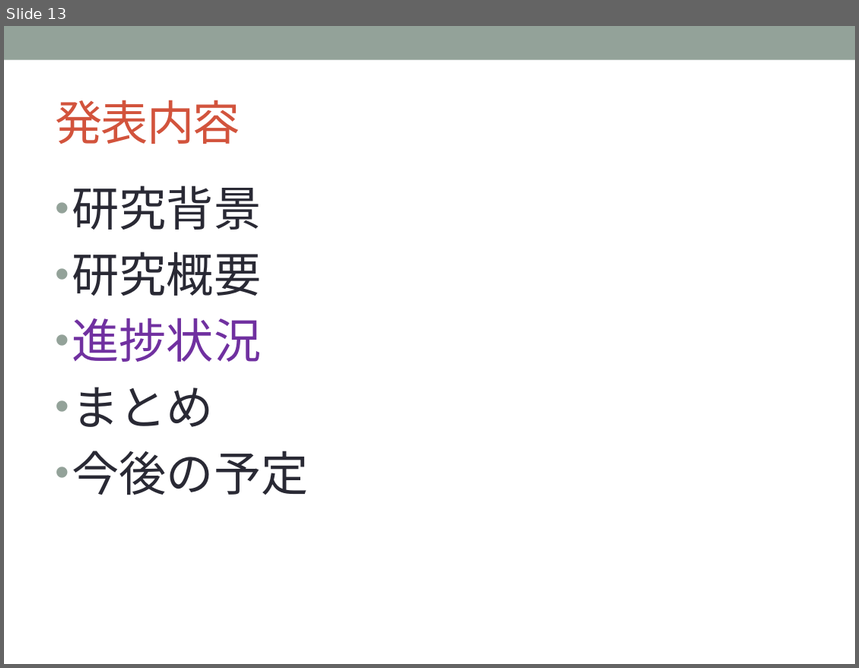
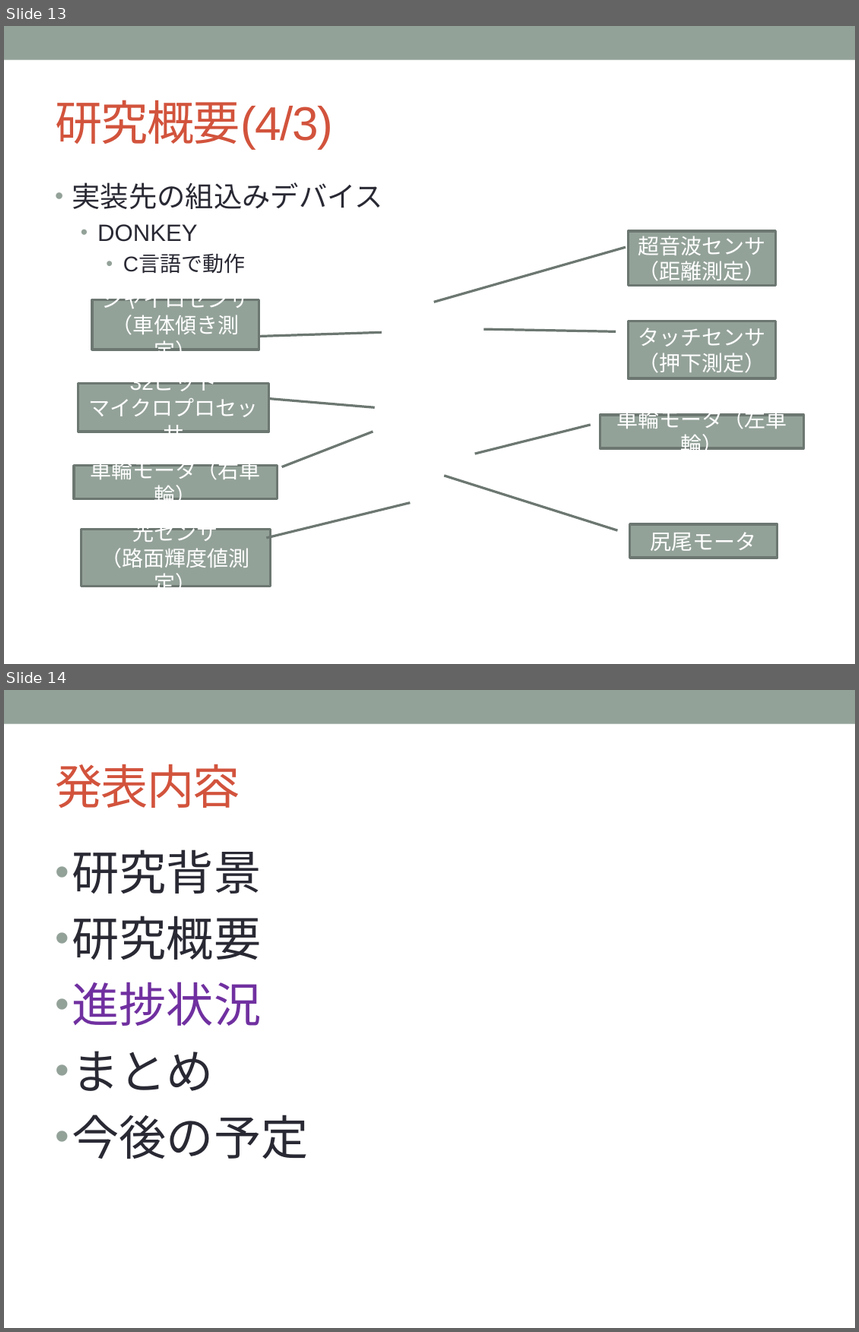
Before and after one commit to YutaNiimura/leJOS-OSEK, a slide deck: 中間発表関連/5I25新村祐太 中間発表スライドver0.1.pptx. Shown one above the other, each under a label of ours: slide 13 before the commit, slides 13 and 14 after it. The pictures are 859x668 and 859x1332 pixels, drawn with LibreOffice and Linux fonts; fonts in the diff are those of the drawing. Boxes give left, top, right and bottom in pixels: in the first picture for what was removed or moved away, otherwise in the second. Text is boxed around its words. In the diff, an @@ line names an element or a change of style, - is before the commit and + after.

```diff
--- a/中間発表関連/5I25新村祐太 中間発表スライドver0.1.pptx
+++ b/中間発表関連/5I25新村祐太 中間発表スライドver0.1.pptx
@@ slide 13 added at bbox=[4, 26, 855, 664], background #FFFFFF; not listed: 1 template element that a slide beside it also shows @@
@@ title added at bbox=[55, 100, 333, 150], 40 pt, text #D2533C @@
+研究概要(4/3)
@@ text added at bbox=[72, 183, 384, 274], 24 pt, text #292934 @@
+• 実装先の組込みデバイス
+  • DONKEY
+    • C言語で動作
@@ border callout added at bbox=[628, 231, 775, 286], fill #93A299, outline #6D7871 2.08 pt, 18 pt, text #FFFFFF @@
+超音波センサ（距離測定）
@@ border callout added at bbox=[92, 300, 259, 351], fill #93A299, outline #6D7871 2.08 pt, 18 pt, text #FFFFFF @@
+ジャイロセンサ
+（車体傾き測定）
@@ border callout added at bbox=[628, 322, 775, 379], fill #93A299, outline #6D7871 2.08 pt, 18 pt, text #FFFFFF @@
+タッチセンサ
+（押下測定）
@@ border callout added at bbox=[78, 383, 268, 432], fill #93A299, outline #6D7871 2.08 pt, 18 pt, text #FFFFFF @@
+32ビット
+マイクロプロセッサ
@@ border callout added at bbox=[600, 415, 804, 449], fill #93A299, outline #6D7871 2.08 pt, 18 pt, text #FFFFFF @@
+車輪モータ（左車輪）
@@ border callout added at bbox=[74, 466, 278, 499], fill #93A299, outline #6D7871 2.08 pt, 18 pt, text #FFFFFF @@
+車輪モータ（右車輪）
@@ border callout added at bbox=[629, 525, 777, 558], fill #93A299, outline #6D7871 2.08 pt, 18 pt, text #FFFFFF @@
+尻尾モータ
@@ border callout added at bbox=[82, 530, 271, 587], fill #93A299, outline #6D7871 2.08 pt, 18 pt, text #FFFFFF @@
+光センサ
+（路面輝度値測定）
@@ what was slide 13 is now slide 14 @@
```
Also in this commit, not shown: 9 slides changed.
